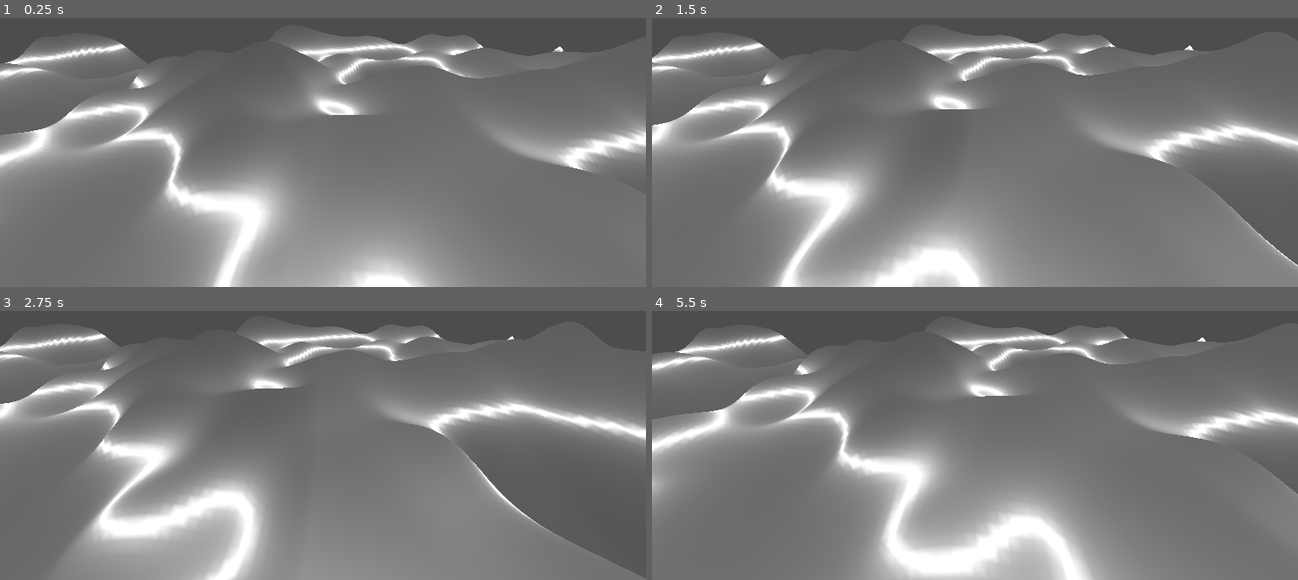
Above: before the commit, frames 1-4 (two rows, left to right).
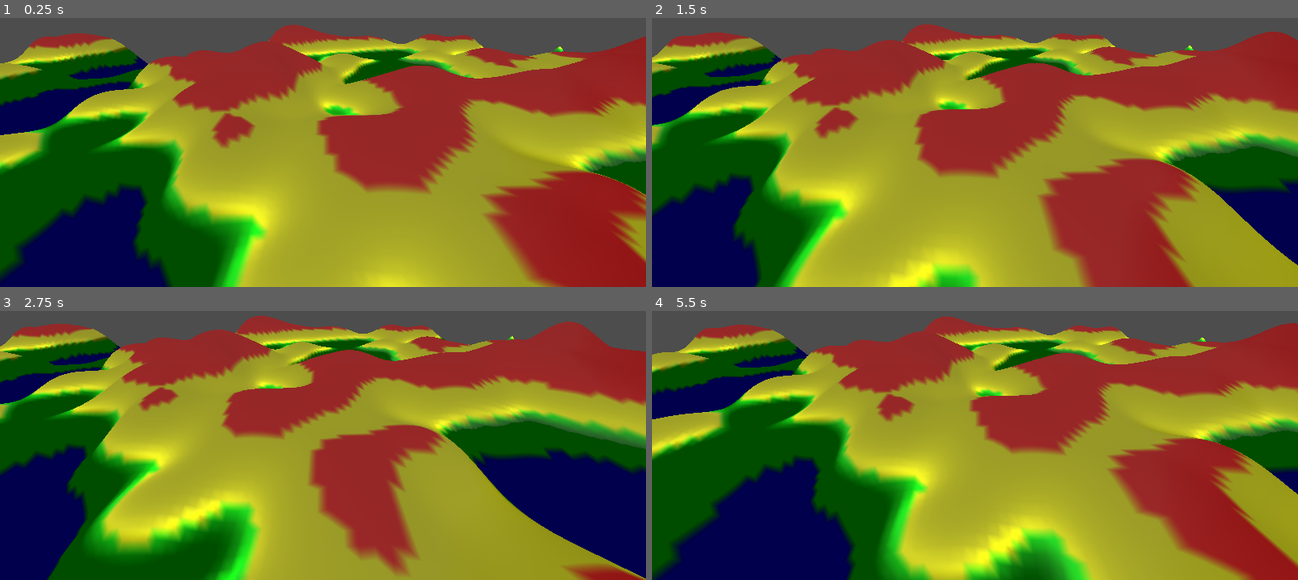
Above: after the commit, the same moments.

Repository: tommyrobot666/pod-studios-mobile-game
Game: Godot game, scene res://level.tscn
Same seed, same stepped clock (60 frames per second), same inputs: the game is played once before the commit and once after it. The project has no main scene, so this scene is started directly.
Inputs:
- Up to frame 1 (0.25 s): no input
- Up to frame 2 (1.5 s): tap Enter at 0.5 s; hold Right (ui_right) 0.53-1.28 s; hold Down (ui_down) from 1.28 s (still down)
- Up to frame 3 (2.75 s): release Down (ui_down) at 2.03 s; hold Right (ui_right) from 2.03 s (still down)
- Up to frame 4 (5.5 s): release Right (ui_right) at 2.78 s; hold Up (ui_up) 2.78-3.53 s; hold Left (ui_left) 3.53-5.03 s; hold Down (ui_down) from 5.03 s (still down)

The runs differ from the first frame. In frame 1, 90% of the frame differs, in the area x 0-100%, y 2-100%; in frame 2, 91%; in frame 3, 92%, in the area x 0-100%, y 1-100%; in frame 4, 91%.

Commit message:
fixed color

Diff:
--- a/level.tscn
+++ b/level.tscn
@@ -6,8 +6,6 @@
 
 [sub_resource type="Environment" id="Environment_oi3di"]
 ambient_light_color = Color(1, 1, 1, 1)
-
-[sub_resource type="SphereMesh" id="SphereMesh_oi3di"]
 
 [node name="Level" type="Node3D"]
 
@@ -22,11 +20,5 @@
 [node name="WorldEnvironment" type="WorldEnvironment" parent="."]
 environment = SubResource("Environment_oi3di")
 
-[node name="MeshInstance3D" type="MeshInstance3D" parent="."]
-mesh = SubResource("SphereMesh_oi3di")
-
 [node name="DirectionalLight3D" type="DirectionalLight3D" parent="."]
-transform = Transform3D(1, 0, 0, 0, -4.37114e-08, 1, 0, -1, -4.37114e-08, 0, 0, 0)
-
-[node name="DirectionalLight3D2" type="DirectionalLight3D" parent="."]
-transform = Transform3D(1, 0, 0, 0, -4.37114e-08, -1, 0, 1, -4.37114e-08, 0, 0, 0)
+transform = Transform3D(1, 0, 0, 0, -0.258819, 0.965926, 0, -0.965926, -0.258819, 0, 0, 0)
--- a/world-generator/core/apply_heights_and_colors.gdshader
+++ b/world-generator/core/apply_heights_and_colors.gdshader
@@ -1,26 +1,32 @@
 shader_type spatial;
-//render_mode unshaded;
 
 uniform sampler2D vertex_colors;
 uniform sampler2D vertex_heights;
 uniform int mesh_detail;
 
+varying vec3 last_vertex_color;
+
 vec3 calculate_normal(float vertex_height, float pos_x_height, float pos_z_height) {
-	return normalize(cross(vec3(1.0,pos_x_height,0.0),vec3(0.0,pos_z_height,1.0)));
+	return normalize(-cross(vec3(1.0,pos_x_height,0.0),vec3(0.0,pos_z_height,1.0)));
 }
 
 void vertex() {
 	int row = VERTEX_ID / mesh_detail;
-    int col = VERTEX_ID % mesh_detail;
+	int col = VERTEX_ID % mesh_detail;
 	ivec2 pos = ivec2(col, row);
 
-	COLOR.rgb = texelFetch(vertex_colors,pos,0).rgb;
+	last_vertex_color = texelFetch(vertex_colors,pos,0).rgb;
 	VERTEX.y += texelFetch(vertex_heights,pos,0).r;
-	if (row < mesh_detail) {
+
+	if (row < mesh_detail - 1 && col < mesh_detail - 1) {
 		NORMAL = calculate_normal(
 			texelFetch(vertex_heights,pos,0).r,
-			texelFetch(vertex_heights,pos+1,0).r,
-			texelFetch(vertex_heights,pos+mesh_detail,0).r
+			texelFetch(vertex_heights,ivec2(col+1,row),0).r,
+			texelFetch(vertex_heights,ivec2(col,row+1),0).r
 		);
 	}
 }
+
+void fragment() {
+	ALBEDO = last_vertex_color;
+}
--- a/world-generator/core/world_generation.gd
+++ b/world-generator/core/world_generation.gd
@@ -17,6 +17,7 @@
 	get():
 		return Vector2i(floori(position.x/CHUNK_SIZE),floori(position.z/CHUNK_SIZE))
 var mesh_detail:int
+var point_heights
 
 func _ready() -> void:
 	material_override = preload("res://world-generator/core/new_shader_material.tres")
@@ -94,11 +95,11 @@
 	#update_mesh()
 
 func update_mesh():
-	var heights = get_mesh_heights_at(Rect2i(position_as_chunk,mesh_size_chunks),mesh_detail)
+	point_heights = get_mesh_heights_at(Rect2i(position_as_chunk,mesh_size_chunks),mesh_detail)
 	var heights_image = Image.create_from_data(mesh_detail,mesh_detail,false,Image.Format.FORMAT_RF,\
-	heights.to_byte_array())
+	point_heights.to_byte_array())
 	var colors_image = Image.create_from_data(mesh_detail,mesh_detail,false,Image.Format.FORMAT_RGBAF,\
-	get_mesh_colors_at(heights,Rect2i(position_as_chunk,mesh_size_chunks),mesh_detail).to_byte_array())
+	get_mesh_colors_at(point_heights,Rect2i(position_as_chunk,mesh_size_chunks),mesh_detail).to_byte_array())
 
 	material_override.set("shader_parameter/vertex_colors",ImageTexture.create_from_image(colors_image))
 	material_override.set("shader_parameter/vertex_heights",ImageTexture.create_from_image(heights_image))
--- a/world-generator/test_world_generation.gd
+++ b/world-generator/test_world_generation.gd
@@ -18,7 +18,6 @@
 
 func get_mesh_heights_at(chunks:Rect2i,detail:int) -> PackedFloat32Array:
 	var heights = PackedFloat32Array()
-	#heights.resize(detail*detail)
 	noise.seed = seed
 	var segment_len:float = CHUNK_SIZE/detail
 	var offset:Vector2 = chunks.position*CHUNK_SIZE
@@ -31,11 +30,16 @@
 
 func get_mesh_colors_at(heights:PackedFloat32Array,chunks:Rect2i,detail:int) -> PackedColorArray:
 	var colors = PackedColorArray()
-	#colors.resize(detail*detail)
 	for i in range(heights.size()):
 		var height = heights[i]
 		if height > 0:
-			colors.append(Color.RED)
+			if height > 20:
+				colors.append(Color.RED)
+			else:
+				colors.append(Color.YELLOW)
 		else:
-			colors.append(Color.BLUE)
+			if height < -20:
+				colors.append(Color.BLUE)
+			else:
+				colors.append(Color.GREEN)
 	return colors
Not shown: 1 places in level.tscn that only renumber resources
